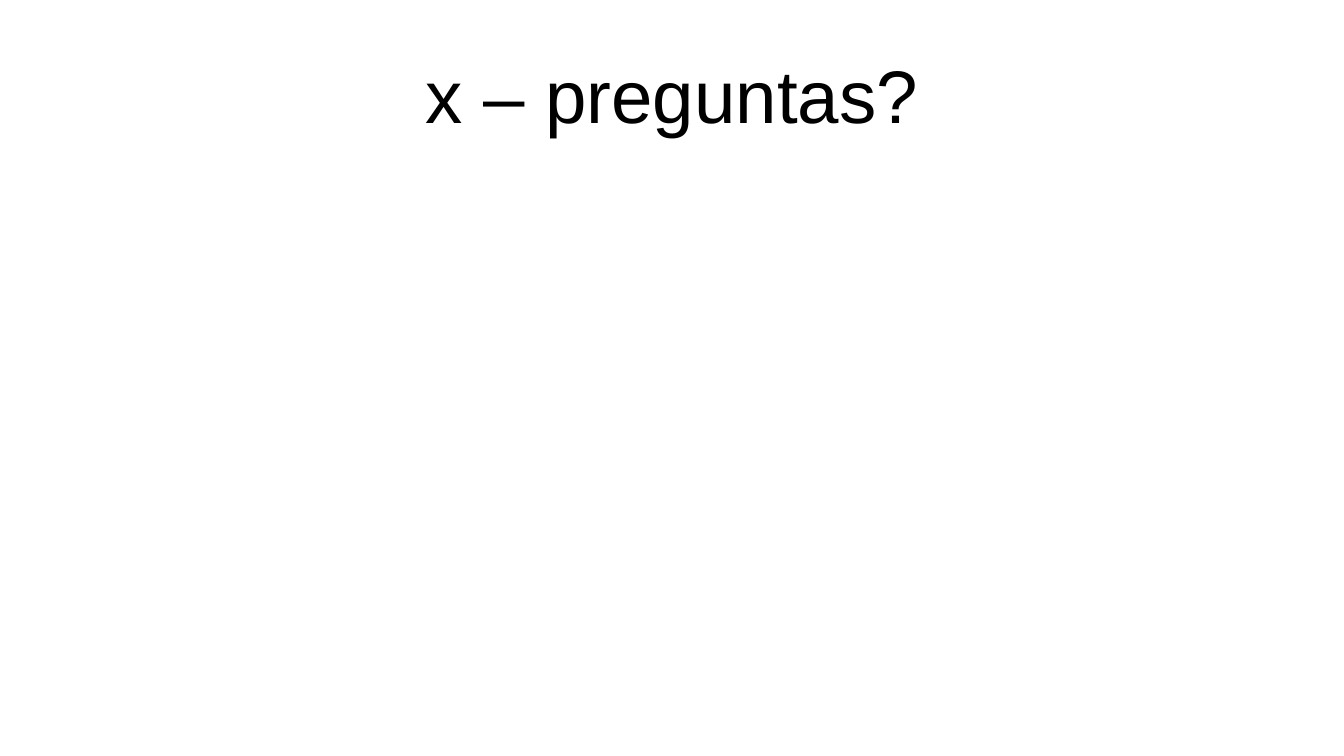
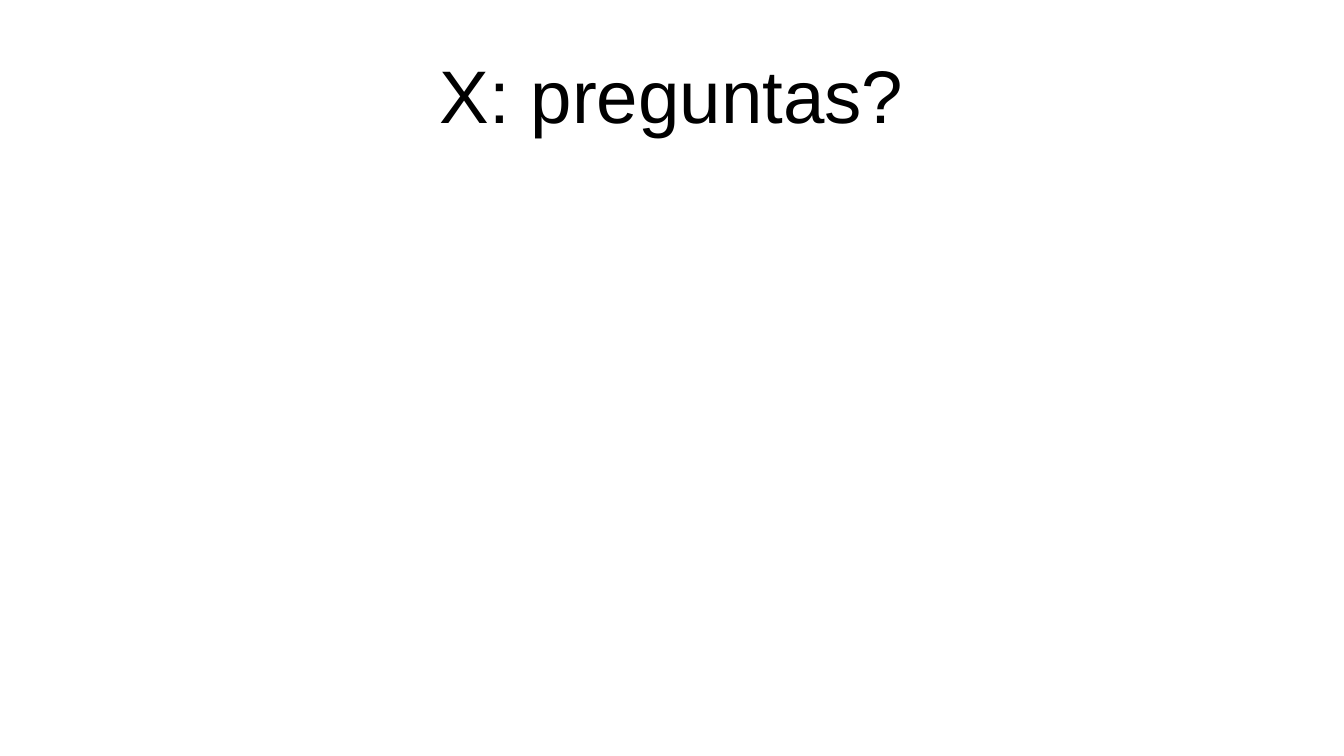
Before and after one commit to franciscod/core, a slide deck: slide 8 of core.odp (slide 13 before the commit). Drawn at 1344x756 pixels with LibreOffice and Linux fonts; fonts in the diff are those of the drawing. Boxes give left, top, right and bottom in pixels: in the first picture for what was removed or moved away, otherwise in the second. Text is boxed around its words. In the diff, an @@ line names an element or a change of style, - is before the commit and + after.

```diff
--- a/core.odp
+++ b/core.odp
@@ title at (440, 71, 904, 137): text changed @@
-x – preguntas?
+X: preguntas?
```
Also in this commit, not shown: 7 other slides changed, 5 slides removed, 1 other file.
